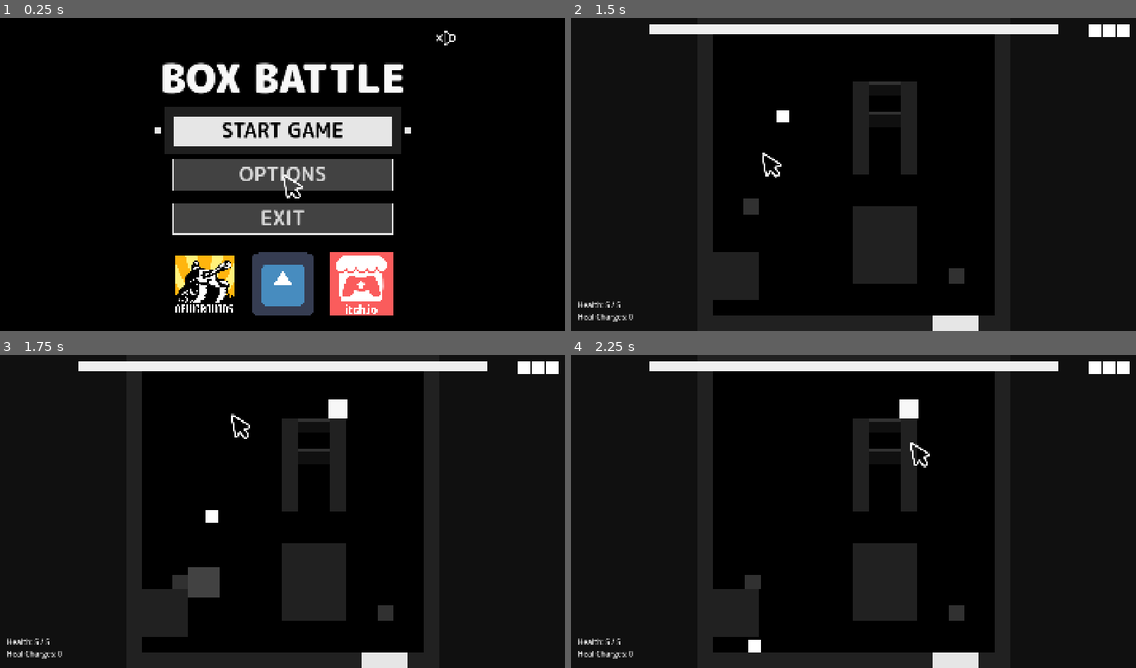
Above: before the commit, frames 1-4 (two rows, left to right).
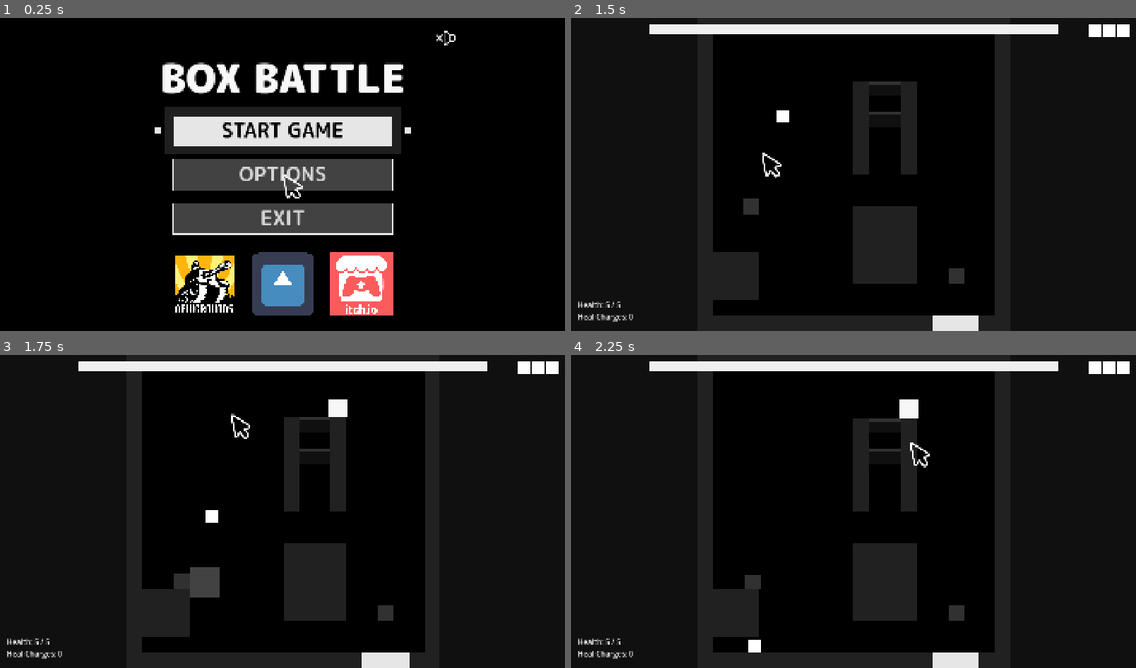
Above: after the commit, the same moments.

Repository: stevencasteel/Box-Battle
Game: Godot game, scene res://src/scenes/main/main.tscn
Same seed, same stepped clock (60 frames per second), same inputs: the game is played once before the commit and once after it. The engine's default icon, where the game draws it, is replaced by a stand-in: a white triangle on a blue panel in a dark square.
Inputs (mouse positions are in pixels of both pictures, inside the frame that each line leads up to):
- Up to frame 1 (0.25 s): no input
- Up to frame 2 (1.5 s): tap Enter (ui_accept) at 0.5 s; drag from (853, 130) to (910, 105) at 0.52 s; drag from (740, 190) to (802, 77) at 1.27 s
- Up to frame 3 (1.75 s): no input
- Up to frame 4 (2.25 s): move the mouse to (910, 442) at 2.02 s; hold Left (ui_left) from 2.03 s (still down)

Frames 1-2 are identical in both runs. In frame 3, 0.7% of the frame differs, in the area x 30-76%, y 5-100%; in frame 4, nothing differs.

Commit message:
feat(fx): Enhance boss spawn and death visual feedback
To improve the overall game feel of the boss encounter, several visual feedback effects have been added and adjusted. The goal is to make the boss's entrance and exit more impactful and satisfying for the player.

- Halved the hit-stop duration on boss death (from 0.2s to 0.1s) in the main `CombatConfig`. This makes the transition to the death sequence feel quicker and less jarring.

- Tuned the `boss_death_shake` effect to be more intense and impactful by increasing its amplitude and frequency.

- Introduced a new `boss_spawn_shake` effect that triggers when the boss is first spawned into the arena. This provides immediate feedback and adds anticipation to the start of the fight. The effect is triggered by the `ArenaBuilder` after the boss is instanced.

Diff:
--- a/src/core/building/arena_builder.gd
+++ b/src/core/building/arena_builder.gd
@@ -4,6 +4,9 @@
 ## It parses data from [EncounterData] and [LevelLayout] resources, then uses
 ## builder sub-systems to spawn the terrain, entities, and UI.
 extends Node
+
+# --- Constants ---
+const BossSpawnShake = preload("res://src/core/data/effects/boss_spawn_shake.tres")
 
 # --- Private Member Variables ---
 var _current_build_data: LevelBuildData
@@ -61,6 +64,10 @@
 	instance.inject_dependencies(ServiceLocator)
 	_current_level_container.add_child(instance)
 	await get_tree().process_frame
+
+	if is_instance_valid(BossSpawnShake):
+		ServiceLocator.fx_manager.request_screen_shake(BossSpawnShake)
+
 	return instance
 
 
--- a/src/core/data/effects/boss_death_shake.tres
+++ b/src/core/data/effects/boss_death_shake.tres
@@ -4,6 +4,6 @@
 
 [resource]
 script = ExtResource("1_shake_effect")
-amplitude = 40.0
-frequency = 10.0
-duration = 1.2
+amplitude = 50.0
+frequency = 25.0
+duration = 1.0
--- /dev/null
+++ b/src/core/data/effects/boss_spawn_shake.tres
@@ -0,0 +1,9 @@
+[gd_resource type="Resource" script_class="ScreenShakeEffect" load_steps=2 format=3 uid="uid://boss_spawn_shake_tres"]
+
+[ext_resource type="Script" path="res://src/core/data/effects/screen_shake_effect.gd" id="1_shake_effect"]
+
+[resource]
+script = ExtResource("1_shake_effect")
+amplitude = 20.0
+frequency = 20.0
+duration = 0.4
--- a/src/data/combat_config.tres
+++ b/src/data/combat_config.tres
@@ -47,4 +47,4 @@
 player_melee_close_range_hit_stop_duration = 0.025
 player_damage_taken_hit_stop_duration = 0.04
 boss_phase_change_hit_stop_duration = 0.1
-boss_death_hit_stop_duration = 0.2
+boss_death_hit_stop_duration = 0.1
Not shown, changed: docs/CHANGELOG.txt
